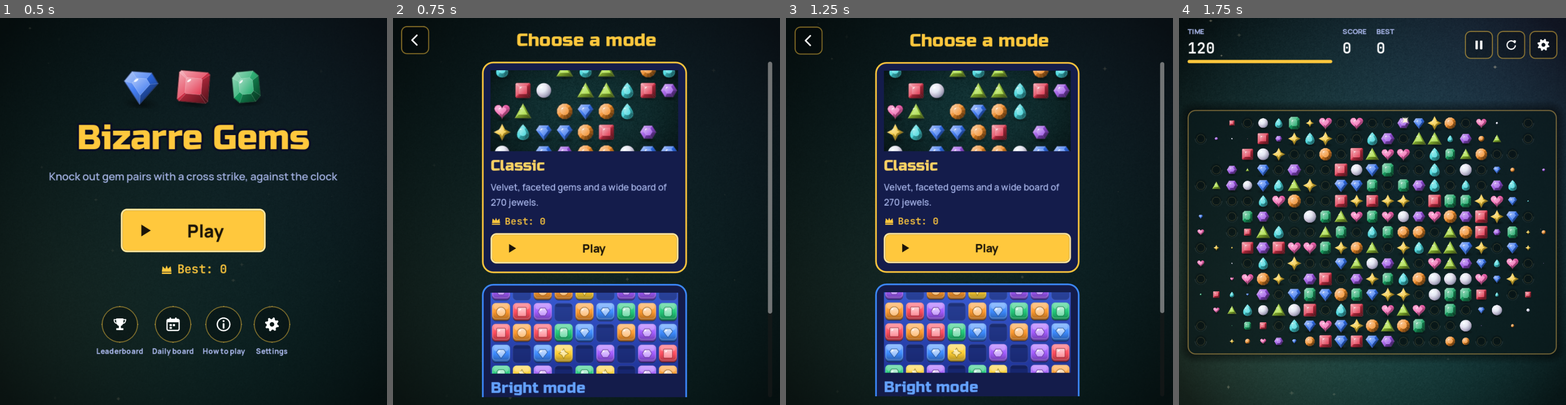
Above: before the commit, frames 1-4 (left to right).
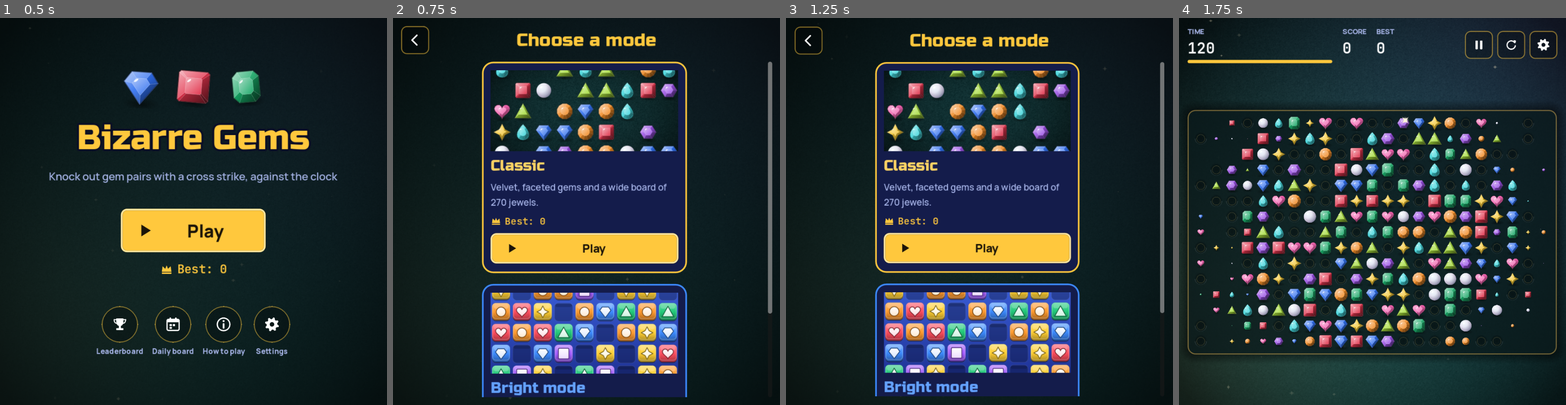
Above: after the commit, the same moments.

Repository: electrocrem/bizarre_gems
Game: Godot game, scene res://scenes/main.tscn
Two runs of this game, one before a commit and one after it. Both use one fixed random seed, a clock stepped at 60 frames per second and the inputs below. Sound files missing from this copy of the repository are replaced by a short silence.
Inputs:
- Up to frame 1 (0.5 s): no input
- Up to frame 2 (0.75 s): click "Play" at 0.5 s
- Up to frame 3 (1.25 s): no input
- Up to frame 4 (1.75 s): click "Play" at 1.25 s

Frame 1 is identical in both runs. In frame 2, 2.9% of the frame differs, in the area x 25-73%, y 70-92%; in frame 3, 2.9%; in frame 4, nothing differs.

Commit message:
Bright mode: recognisable tiles, faster clock per level, no bonus seconds, new music
- One glossy tile style for every look, with big bold white silhouettes
  (heart, diamond, triangle, star, circle, square) chosen to be easy to
  tell apart; six looks cycle on new levels and big combos
- The clock runs 12% faster per level (up to x2.2); bright mode drops all
  bonus seconds except +1/+2 s for 3/4 gems and the +10 s booster
- New bright music: a light funky groove in A minor (original melody)

Co-Authored-By: Claude Opus 5.5 <noreply@anthropic.com>

Diff:
--- a/scripts/board_view.gd
+++ b/scripts/board_view.gd
@@ -87,17 +87,20 @@
 var _gem_tex: Array[Texture2D] = GEM_TEX
 ## Bright mode blocks: BLOCKS[palette][kind]; the palette changes on big combos.
 var BLOCKS: Array = []
-## -1: the original glossy gem tiles; 0..4: one of the block palettes.
-var palette := -1:
+## Bright mode look: 0 is the first palette, 1..5 the ones that follow on new levels and big
+## combos. Every look is the same glossy tile style with the same bold shapes.
+var palette := 0:
 	set(v):
-		palette = clampi(v, -1, BLOCKS.size() - 1)
+		palette = posmod(v, maxi(BLOCKS.size(), 1))
 		_apply_skin()
+## tile colour per kind for each look (used for crumbs and confetti), matches gen_assets
 const PALETTE_COLORS := [
-	["#ef5f67", "#f59e45", "#f6c94e", "#5cc87a", "#4b9cf0", "#a477e0"],
-	["#f0857a", "#f2b65a", "#5ccfb0", "#36b5d8", "#4a7fd6", "#8f7ae6"],
-	["#e0507f", "#f07f6a", "#f2c14e", "#8bc34a", "#5b8def", "#b05fd6"],
-	["#e86a5a", "#e9a03b", "#d9c64a", "#4fb36a", "#3f9fb0", "#7d6fd0"],
-	["#ff6b8b", "#ffa463", "#ffd966", "#6ed9a9", "#60a5fa", "#c084fc"],
+	["#ff4d5e", "#3d8bff", "#22c97a", "#ffcf33", "#ff9a2e", "#a35cff"],
+	["#ef5f67", "#4b9cf0", "#5cc87a", "#f6c94e", "#f59e45", "#a477e0"],
+	["#f0857a", "#4a7fd6", "#36b5d8", "#5ccfb0", "#f2b65a", "#8f7ae6"],
+	["#e0507f", "#5b8def", "#8bc34a", "#f2c14e", "#f07f6a", "#b05fd6"],
+	["#e86a5a", "#3f9fb0", "#4fb36a", "#d9c64a", "#e9a03b", "#7d6fd0"],
+	["#ff6b8b", "#60a5fa", "#6ed9a9", "#ffd966", "#ffa463", "#c084fc"],
 ]
 var _confetti: Array[Dictionary] = []
 var _glow := 0.0
@@ -127,7 +130,7 @@
 	for t in PALETTE_COLORS.size():
 		var set: Array[Texture2D] = []
 		for k in 6:
-			set.append(load("res://assets/tiles/block_%d_%d.png" % [t, k]))
+			set.append(load("res://assets/tiles/look_%d_%d.png" % [t, k]))
 		BLOCKS.append(set)
 	var sh := Shader.new()
 	sh.code = HUE_SHADER
@@ -138,7 +141,7 @@
 
 func _apply_skin() -> void:
 	var bright := skin == "bright"
-	var blocks := bright and palette >= 0 and not BLOCKS.is_empty()
+	var blocks := bright and not BLOCKS.is_empty()
 	_gem_tex = GEM_TEX
 	if bright:
 		_gem_tex = BLOCKS[palette] if blocks else TILE_TEX
--- a/scripts/i18n.gd
+++ b/scripts/i18n.gd
@@ -61,9 +61,9 @@
 	"restart": {"ru": "Заново", "en": "Restart", "tr": "Yeniden"},
 	"mode_classic": {"ru": "Классика", "en": "Classic", "tr": "Klasik"},
 	"mode_bright": {"ru": "Яркий режим", "en": "Bright mode", "tr": "Parlak mod"},
-	"rule_bright": {"ru": "Яркий режим: уровни — каждое новое поле больше и сложнее. Бустеры: бомба (квадрат 3×3), перемешать, +10 секунд; новый бустер за уровень и идеальное комбо. Новый множитель комбо даёт +2 с, каждые 10 ударов подряд +3 с.",
-		"en": "Bright mode: levels — every new board is bigger and harder. Boosters: bomb (3×3 square), shuffle, +10 seconds; earn one per level and per perfect combo. A new combo multiplier gives +2 s, every 10 hits in a row +3 s.",
-		"tr": "Parlak mod: seviyeler — her yeni tahta daha büyük ve zor. Güçlendiriciler: bomba (3×3 kare), karıştır, +10 saniye; her seviye ve kusursuz kombo için bir tane. Yeni kombo çarpanı +2 sn, üst üste her 10 vuruş +3 sn verir."},
+	"rule_bright": {"ru": "Яркий режим: уровни — каждое новое поле больше, а время на нём бежит быстрее. Бонусных секунд нет, только +1/+2 с за 3/4 камня. Бустеры: бомба (квадрат 3×3), перемешать, +10 секунд; новый — за уровень и идеальное комбо.",
+		"en": "Bright mode: levels — every new board is bigger and the clock runs faster. No bonus seconds, only +1/+2 s for 3/4 gems. Boosters: bomb (3×3 square), shuffle, +10 seconds; earn one per level and per perfect combo.",
+		"tr": "Parlak mod: seviyeler — her yeni tahta daha büyük ve süre daha hızlı akar. Bonus saniye yok, yalnızca 3/4 taş için +1/+2 sn. Güçlendiriciler: bomba (3×3 kare), karıştır, +10 saniye; her seviye ve kusursuz kombo için bir tane."},
 	"choose_mode": {"ru": "Выбор режима", "en": "Choose a mode", "tr": "Mod seç"},
 	"mode_classic_desc": {"ru": "Бархат, огранённые камни и широкое поле на 270 самоцветов.", "en": "Velvet, faceted gems and a wide board of 270 jewels.", "tr": "Kadife, kesme taşlar ve 270 mücevherlik geniş tahta."},
 	"mode_bright_desc": {"ru": "Крупные яркие плитки, новое поле, как кончились ходы, и смена цвета на комбо.", "en": "Big bright tiles, a new board when moves run out, and colours that change on combos.", "tr": "Büyük parlak karolar, hamle bitince yeni tahta ve kombolarda değişen renkler."},
@@ -74,6 +74,8 @@
 	"b_bomb": {"ru": "Бомба", "en": "Bomb", "tr": "Bomba"},
 	"b_shuffle": {"ru": "Перемешать", "en": "Shuffle", "tr": "Karıştır"},
 	"b_time": {"ru": "+10 секунд", "en": "+10 seconds", "tr": "+10 saniye"},
+	"faster": {"ru": "Время идёт быстрее: ×{x}", "en": "The clock runs faster: ×{x}", "tr": "Süre hızlanıyor: ×{x}"},
+	"points_only": {"ru": "+{p} очков", "en": "+{p} points", "tr": "+{p} puan"},
 	"settings": {"ru": "Настройки", "en": "Settings", "tr": "Ayarlar"},
 	"sounds": {"ru": "Звуки", "en": "Sound effects", "tr": "Ses efektleri"},
 	"music_opt": {"ru": "Музыка", "en": "Music", "tr": "Müzik"},
--- a/scripts/main.gd
+++ b/scripts/main.gd
@@ -195,6 +195,7 @@
 	score = 0
 	shown_score = 0.0
 	keeper.reset()
+	keeper.time_bonuses = mode.id != "bright"
 	play_time = 0.0
 	_update_combo_widget()
 	cleared = 0
@@ -255,6 +256,8 @@
 func _next_wave(at: Vector2i) -> void:
 	var full_clear := logic.gems_left() == 0
 	var bonus_t := WAVE_TIME + (CLEAR_TIME if full_clear else 0.0)
+	if mode.id == "bright":
+		bonus_t = 0.0  # no free seconds between levels; the clock only speeds up
 	var bonus_p := CLEAR_POINTS if full_clear else 0
 	time_left += bonus_t
 	if bonus_p > 0:
@@ -267,8 +270,10 @@
 	if mode.id == "bright":
 		title = L.t("level_up", {"n": wave})
 		_give_booster()
-	_banner(title, bonus_p, bonus_t, BRASS_LIGHT)
-	_flash_delta("+%d" % int(bonus_t), false)
+	var sub := L.t("faster", {"x": "%.2f" % _time_speed()}) if mode.id == "bright" else ""
+	_banner(title, bonus_p, bonus_t, BRASS_LIGHT, sub)
+	if bonus_t > 0.0:
+		_flash_delta("+%d" % int(bonus_t), false)
 	Sfx.play("precise")
 	board.play_burst(at, 50)
 	board.play_confetti(70)
@@ -291,7 +296,7 @@
 	theme_i = posmod(i, THEMES.size())
 	var t: Dictionary = THEMES[theme_i]
 	ambient.fade_palette(t.top, t.bottom, 0.01 if instant else 0.9)
-	board.palette = theme_i - 1  # -1 is the original tile look
+	board.palette = theme_i
 	if not instant:
 		board.flash(Color.WHITE, 0.35)
 		board.glow(1.0)
@@ -304,6 +309,13 @@
 		return
 	DisplayServer.screen_set_orientation(DisplayServer.SCREEN_SENSOR_LANDSCAPE if landscape
 		else DisplayServer.SCREEN_SENSOR_PORTRAIT)
+
+
+## Bright mode: the clock runs faster on every level (+12% per level, at most x2.2).
+func _time_speed() -> float:
+	if mode.id != "bright":
+		return 1.0
+	return minf(1.0 + 0.12 * (wave - 1), 2.2)
 
 
 func _today() -> String:
@@ -469,7 +481,7 @@
 	score_label.text = str(int(round(shown_score)))
 	if state != State.PLAYING:
 		return
-	time_left -= delta
+	time_left -= delta * _time_speed()
 	play_time += delta
 	if keeper.update(play_time):
 		_combo_break()
@@ -557,7 +569,8 @@
 	keeper.score += pts
 	score = keeper.score
 	cleared += gone.size()
-	time_left += nshine * ScoreKeeper.SHINE_TIME
+	if keeper.time_bonuses:
+		time_left += nshine * ScoreKeeper.SHINE_TIME
 	board.play_knock(p, gone, kinds, pts, 2, true)
 	board.play_burst(p, 30)
 	board.play_wave(p, 1.5)
@@ -1707,10 +1720,15 @@
 	tw.tween_property(combo_box, "modulate:a", 0.0, 0.35)
 
 
-func _banner(title: String, pts: int, secs: float, color: Color) -> void:
+func _banner(title: String, pts: int, secs: float, color: Color, sub := "") -> void:
 	banner_title.text = title
 	banner_title.add_theme_color_override("font_color", color)
-	banner_sub.text = L.t("bonus_line", {"p": pts, "s": int(secs)})
+	if sub != "":
+		banner_sub.text = sub
+	elif secs <= 0.0 or not keeper.time_bonuses:
+		banner_sub.text = L.t("points_only", {"p": pts}) if pts > 0 else ""
+	else:
+		banner_sub.text = L.t("bonus_line", {"p": pts, "s": int(secs)})
 	var vs := get_viewport_rect().size
 	banner_title.add_theme_font_size_override("font_size", int(clampf(vs.x / 13.0, 34.0, 64.0)))
 	banner_box.pivot_offset = banner_box.size / 2
--- a/scripts/score_keeper.gd
+++ b/scripts/score_keeper.gd
@@ -24,6 +24,9 @@
 ## combo length -> multiplier (first entry whose length is reached, checked from the top)
 const TIERS := [[9, 4], [5, 3], [2, 2], [0, 1]]
 
+## Extra seconds for combos, streaks, precise/perfect combos and shining gems. Bright mode
+## turns them off (its timer also speeds up per level), so a round can't go on forever.
+var time_bonuses := true
 var score := 0
 var combo := 0
 var best_combo := 0
@@ -107,5 +110,7 @@
 		time += TIER_TIME
 	if combo % STREAK_EVERY == 0:
 		time += STREAK_TIME
+	if not time_bonuses:
+		time = float(BoardLogic.bonus_for(n))  # only the basic +1 s / +2 s for 3 / 4 gems
 	score += points
 	return {"points": points, "time": time, "combo": combo, "mult": mult, "tier_up": mult > old_mult, "event": event, "shine": shining}
--- a/tests/test_logic.gd
+++ b/tests/test_logic.gd
@@ -189,6 +189,11 @@
 	r = k.hit(2, 5.0)
 	check(r.event == "" and k.precise_streak == 0, "a 2-gem strike ends the precise streak")
 
+	var tight := ScoreKeeper.new()
+	tight.time_bonuses = false
+	tight.hit(3, 0.0); tight.hit(4, 0.5); r = tight.hit(3, 1.0)
+	check(r.event == "precise" and r.time == 1.0, "without time bonuses only +1 s / +2 s for 3 / 4 gems remain")
+
 	k.reset()
 	r = k.hit(2, 0.0, 1)
 	check(r.points == 2 + ScoreKeeper.SHINE_POINTS and r.time == ScoreKeeper.SHINE_TIME, "a shining gem adds +5 points and +2 s")
Binary file removed: assets/tiles/block_0_0.png
Not shown, removed: assets/tiles/block_0_0.png.import
Binary file removed: assets/tiles/block_0_1.png
Not shown, removed: assets/tiles/block_0_1.png.import
Binary file removed: assets/tiles/block_0_2.png
Not shown, removed: assets/tiles/block_0_2.png.import
Binary file removed: assets/tiles/block_0_3.png
Not shown, removed: assets/tiles/block_0_3.png.import
Binary file removed: assets/tiles/block_0_4.png
Not shown, removed: assets/tiles/block_0_4.png.import
Binary file removed: assets/tiles/block_0_5.png
Not shown, removed: assets/tiles/block_0_5.png.import
(and 123 more such lines)
